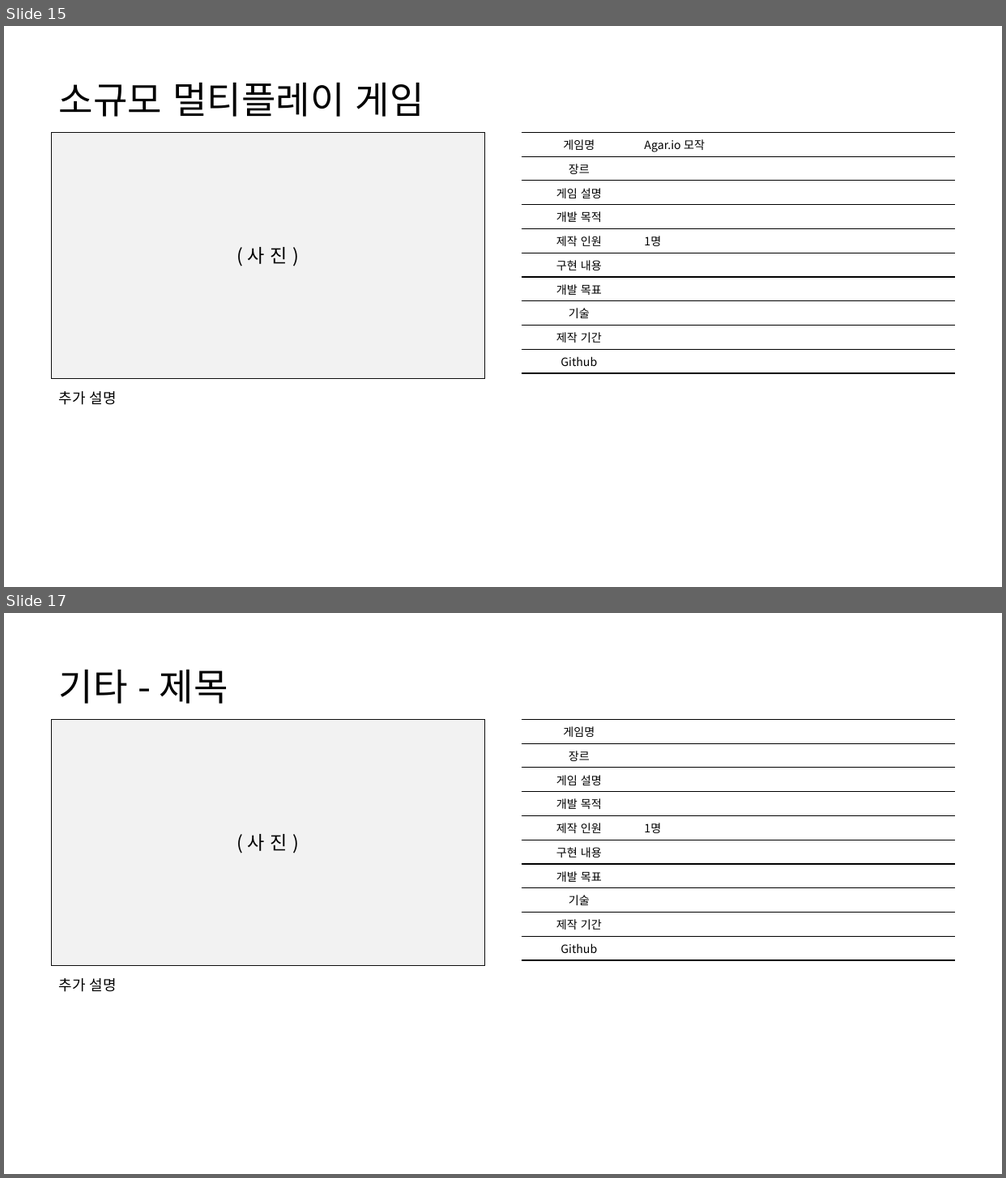
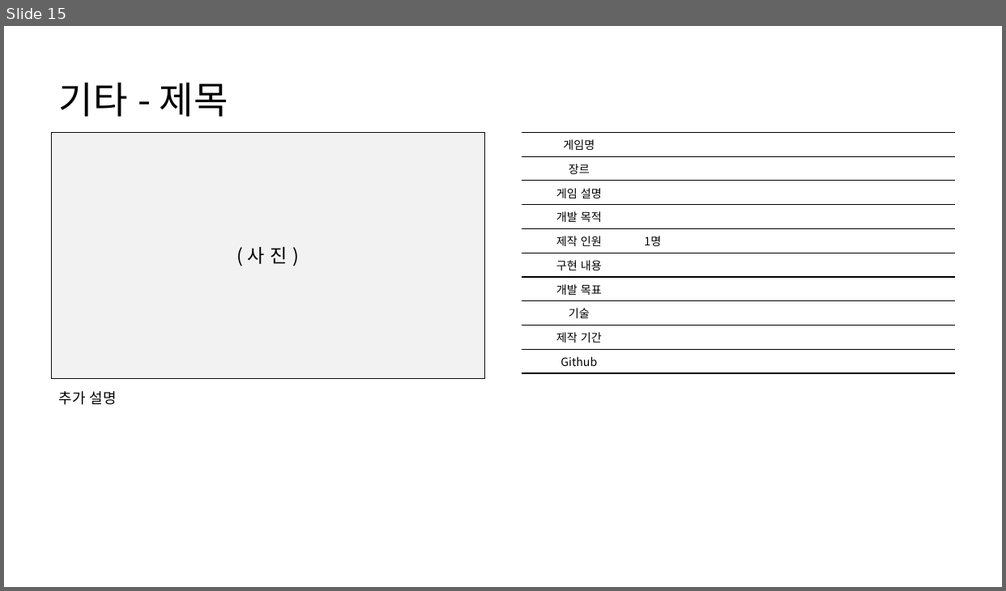
Before and after one commit to HK416/capstone_project, a slide deck: documents/포트폴리오/2020180028_이주형.pptx. Shown one above the other, each under a label of ours: slides 15 and 17 before the commit, slide 15 after it; the slides between them are not shown. The pictures are 1006x1178 and 1006x591 pixels, drawn with LibreOffice and Linux fonts; fonts in the diff are those of the drawing. Boxes give left, top, right and bottom in pixels: in the first picture for what was removed or moved away, otherwise in the second. Text is boxed around its words. In the diff, an @@ line names an element or a change of style, - is before the commit and + after.

```diff
--- a/documents/포트폴리오/2020180028_이주형.pptx
+++ b/documents/포트폴리오/2020180028_이주형.pptx
@@ slide 15 removed at [4, 26, 1002, 587], background #FFFFFF @@
@@ title removed at [59, 82, 424, 117] @@
-소규모 멀티플레이 게임
@@ rectangle removed at [51, 132, 484, 378] @@
-( 사 진 )
@@ table removed at [522, 132, 955, 369], 10 rows, 2 columns @@
-게임명 | Agar.io 모작
-장르 | 
-게임 설명 | 
-개발 목적 | 
-제작 인원 | 1명
-구현 내용 | 
-개발 목표 | 
-기술 | 
-제작 기간 | 
-Github | 
@@ text removed at [59, 391, 117, 405] @@
-추가 설명
@@ what was slide 17 is now slide 15 @@
```
Also in this commit, not shown: 10 slides changed, 4 slides added, 5 other slides removed.
